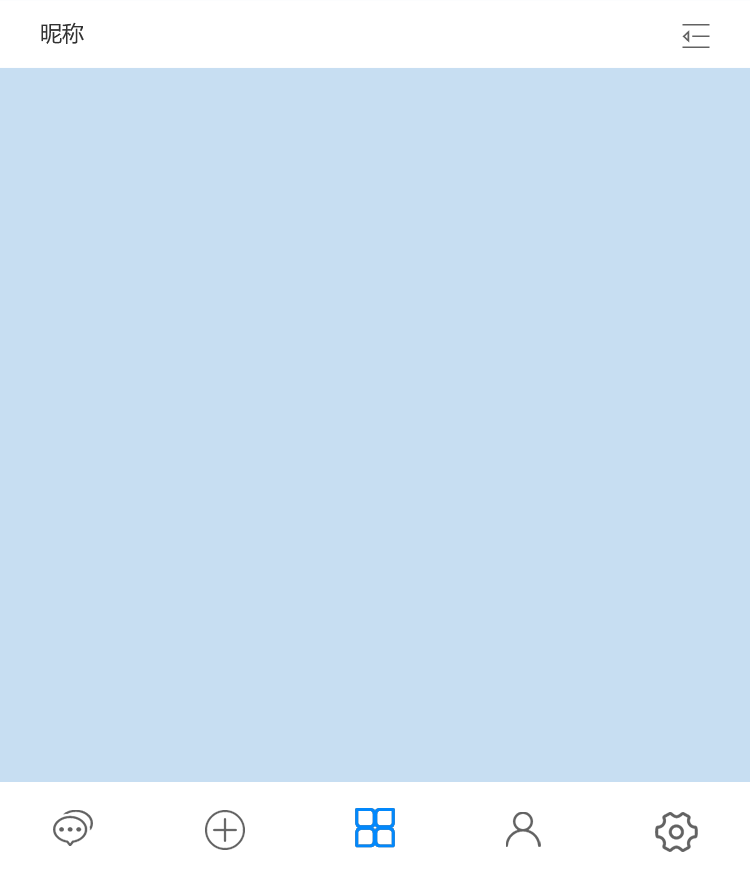
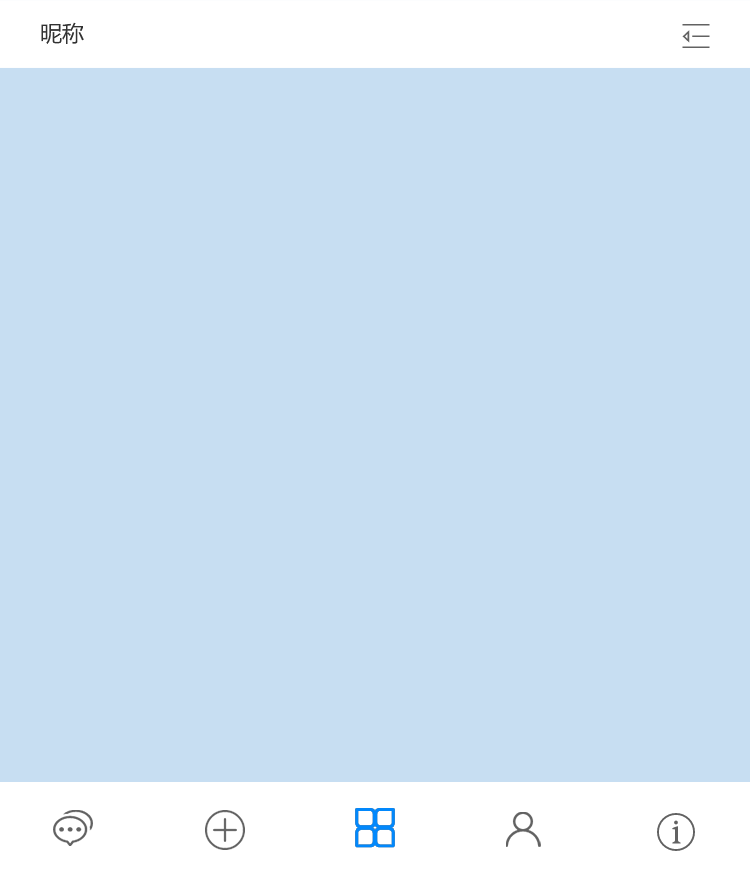
Layered file, before and after one edit (750x880). Changes by layer:
removed layer "皮肤设置" from group "底部" over [655, 812, 698, 852]
added layer "关于" in group "底部" over [657, 813, 695, 851]
